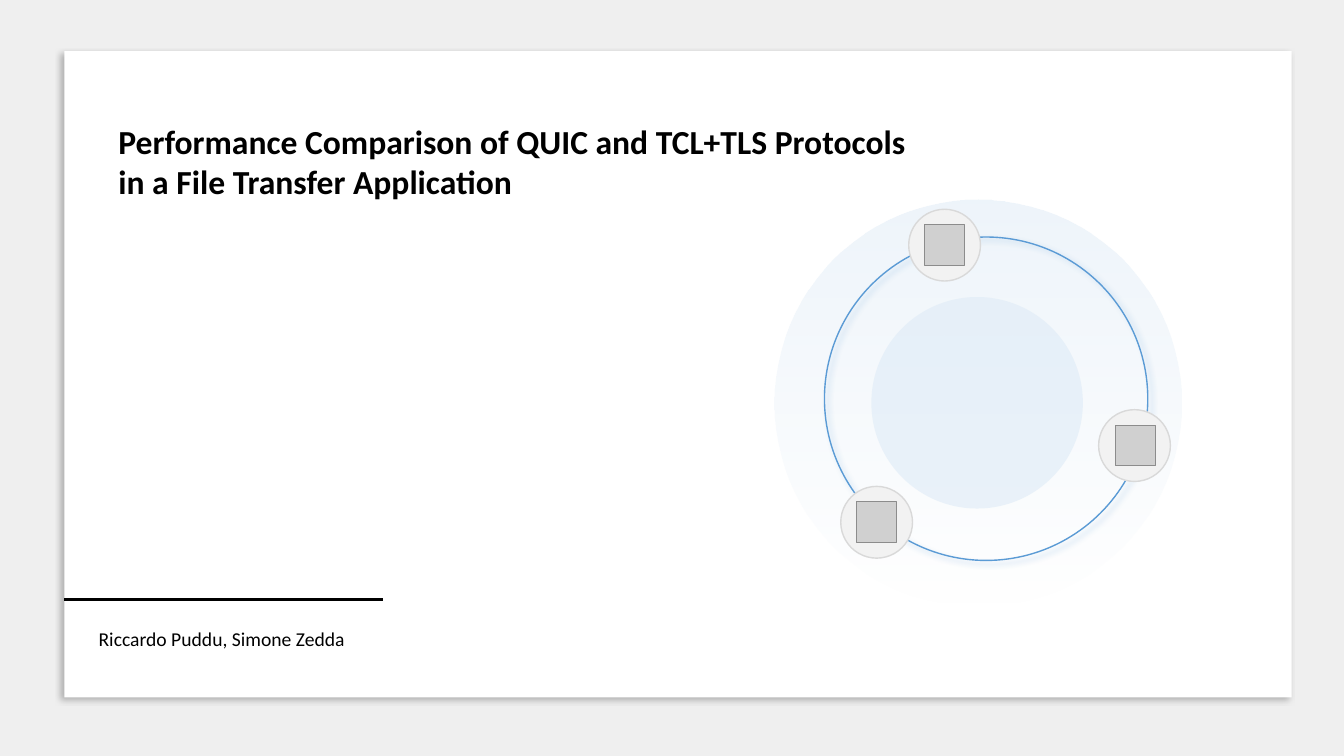
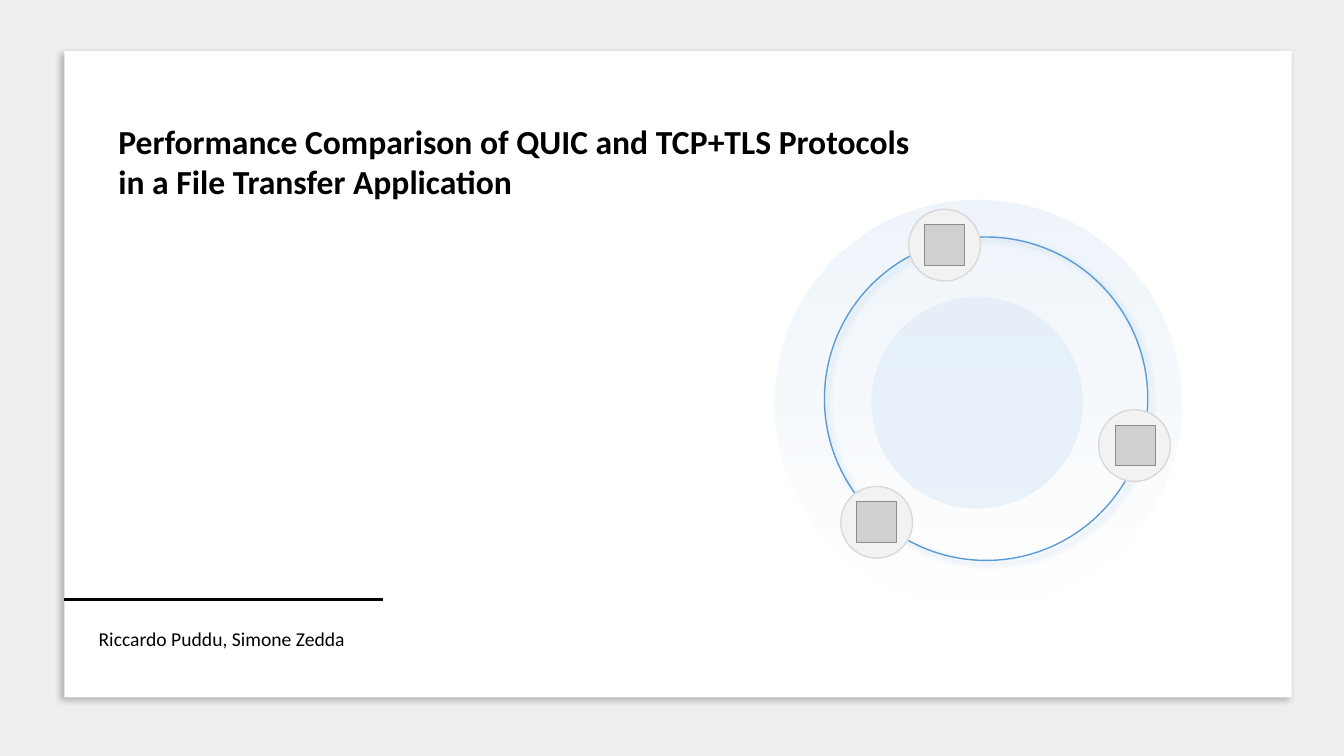
Before and after one commit to RicPu/NetworkSecurityProject, a slide deck: slide 1 of presentation/Presentation.pptx. Drawn at 1344x756 pixels with LibreOffice and Linux fonts; fonts in the diff are those of the drawing; grey boxes stand for pictures. Boxes give left, top, right and bottom in pixels: in the first picture for what was removed or moved away, otherwise in the second. Text is boxed around its words. In the diff, an @@ line names an element or a change of style, - is before the commit and + after.

Commit message:
fixes

```diff
--- a/presentation/Presentation.pptx
+++ b/presentation/Presentation.pptx
@@ text at box(118, 130, 909, 160): text changed @@
-Performance Comparison of QUIC and TCL+TLS Protocols
+Performance Comparison of QUIC and TCP+TLS Protocols
```
Also in this commit, not shown: 1 other slide changed.
